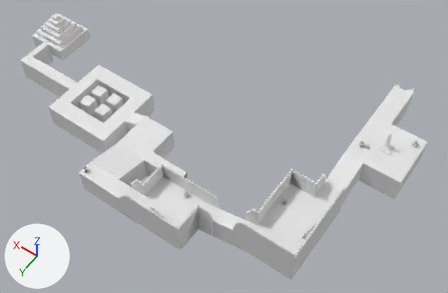
Renders of the OBJ model models/levels/ancient_desert/level6/level6_visual.obj from each side of a commit.
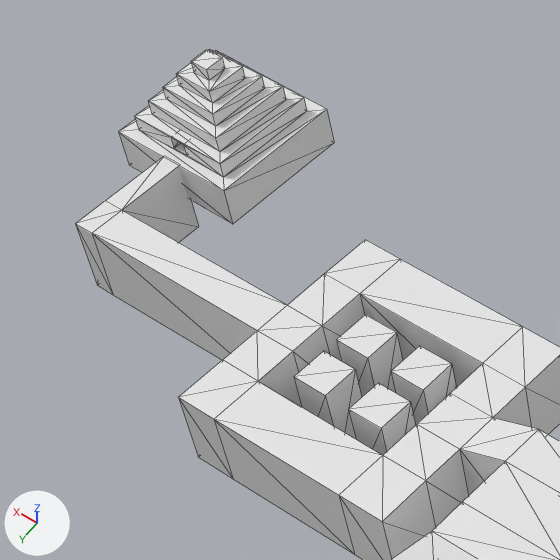
The first picture shows the older version from a camera (50 mm lens) standing at (24.0, -278.0, 458.0) and looking at (153.0, -457.0, 175.0). The close-ups show both versions on the part from 0% to 34% of the width and 0% to 52% of the height of that picture; other places that the commit changed are outside them. Arrows for +X, +Y and +Z are at lower left; the lights stay in place. The close-ups show mesh edges as thin lines. Where no turn or scale is listed for an object, it has been applied to the vertices.

In view in the first close-up: 'little_pyramid.001', 'path'.
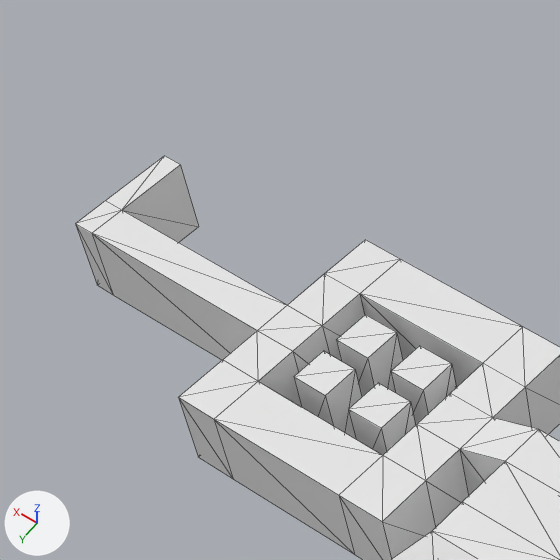
What differs and where, as boxes [x1, y1, x2, y2] in the close-ups (560 x 560 px):
'little_pyramid.001', deleted
    before: [119, 49, 334, 224]

Edits to the bpy script that builds the scene:
```text
Remove ob_little_pyramid_001:
    ob_little_pyramid_001 = bpy.data.objects.new('little_pyramid.001', me_little_pyramid_001)
    ob_little_pyramid_001.location = (0.0, 0.0, 0.0)
```
